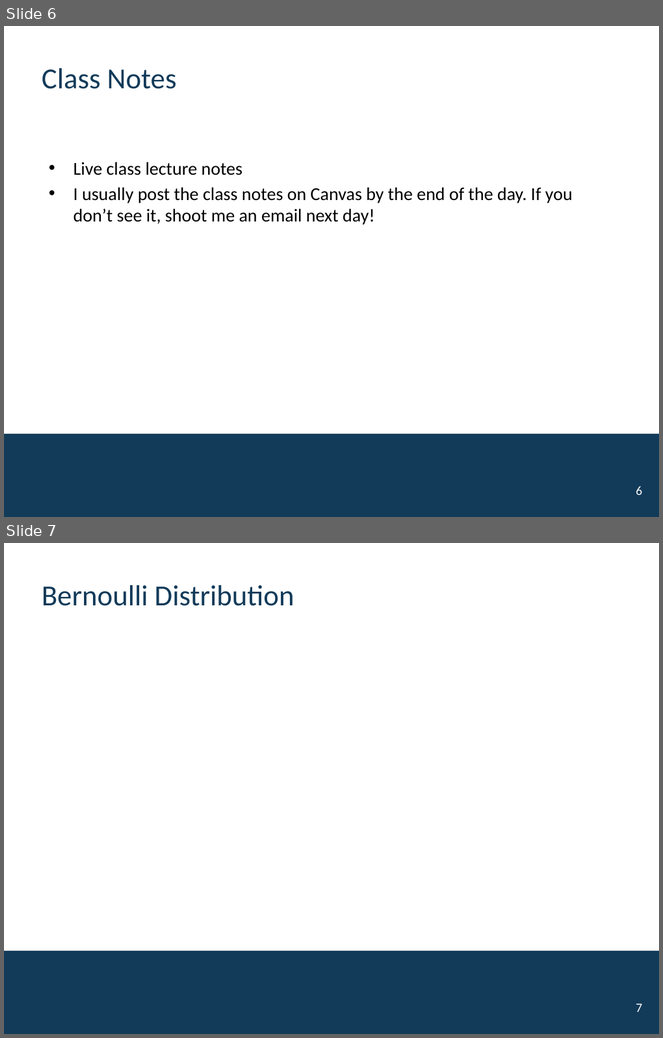
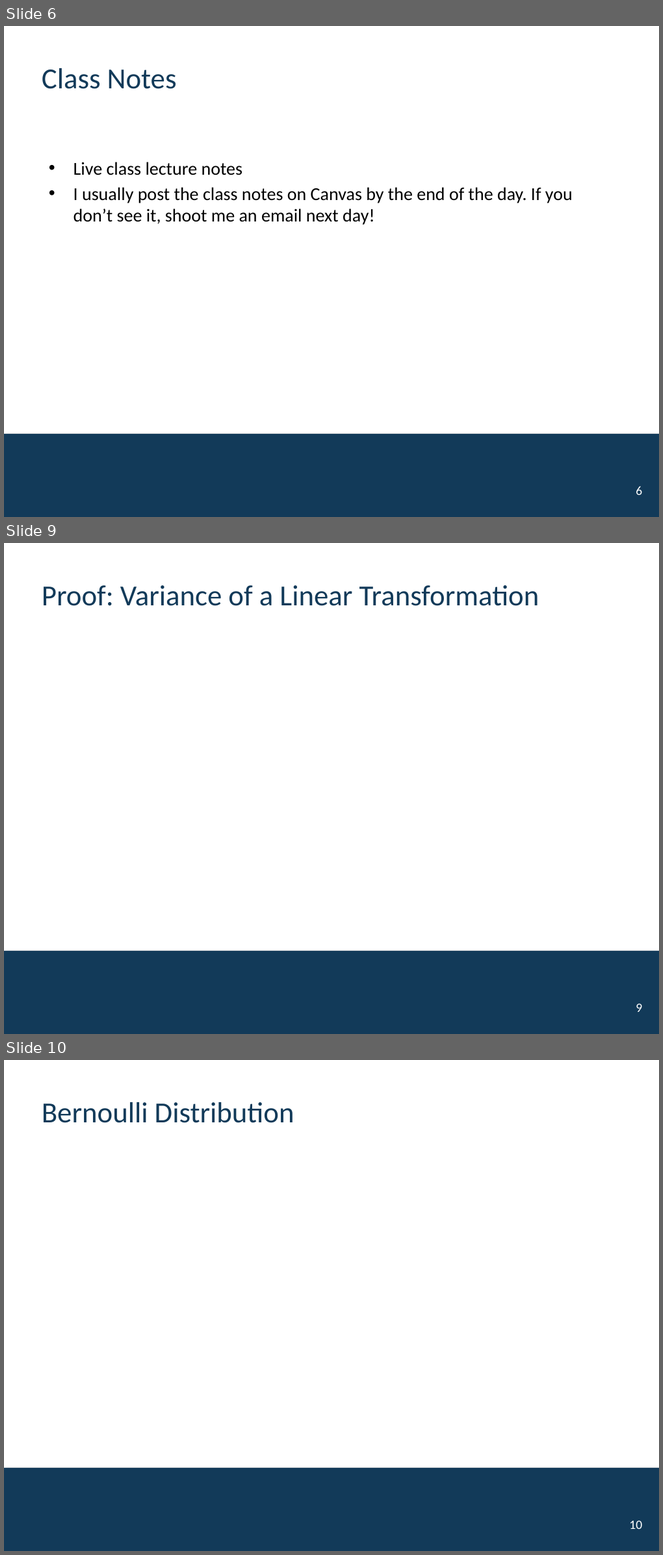
Before and after one commit to mutasim221B/CWRU-STAT-312-Fall-26, a slide deck: docs/activities/Unit-04-Discrete.pptx. Shown one above the other, each under a label of ours: slides 6 and 7 before the commit, slides 6, 9 and 10 after it; the slides between them are not shown. The pictures are 663x1038 and 663x1555 pixels, drawn with LibreOffice and Linux fonts; fonts in the diff are those of the drawing; background and template pictures are left out. Boxes give left, top, right and bottom in pixels: in the first picture for what was removed or moved away, otherwise in the second. Text is boxed around its words. In the diff, an @@ line names an element or a change of style, - is before the commit and + after.

```diff
--- a/docs/activities/Unit-04-Discrete.pptx
+++ b/docs/activities/Unit-04-Discrete.pptx
@@ slide 9 added at [4,543,659,1034], background #FFFFFF; not listed: 1 template element that a slide beside it also shows @@
@@ title added at [42,585,540,606], 32 pt, text #123A59 @@
+Proof: Variance of a Linear Transformation
@@ page number added at [636,1004,642,1012], 14 pt, text #FFFFFF @@
+9
@@ what was slide 7 is now slide 10 @@
@@ page number at [629,1521,642,1529]: text changed @@
-7
+10
```
Also in this commit, not shown: 2 other slides added, 10 other files.
